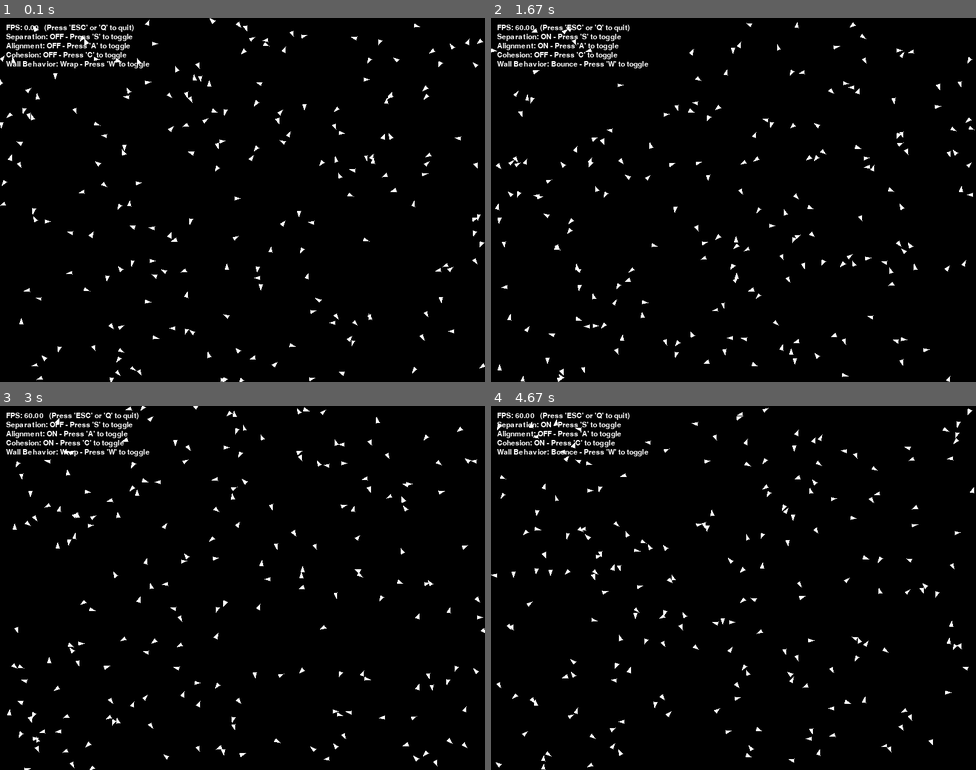
Above: before the commit, frames 1-4 (two rows, left to right).
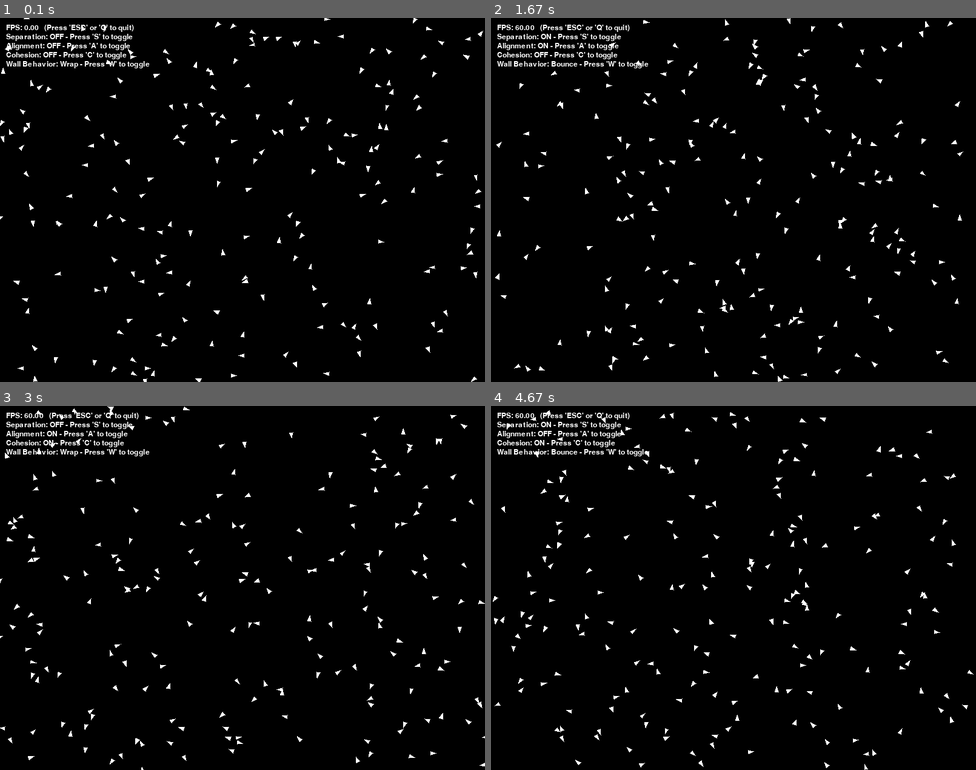
Above: after the commit, the same moments.

Repository: Krishnabansal2006/lab8-pygame
Game: pygame game, started from boids_exam.py
Two runs of this game, one before a commit and one after it. Both use one fixed random seed, a clock stepped at 60 frames per second and the inputs below.
Inputs:
- Up to frame 1 (0.1 s): no input
- Up to frame 2 (1.67 s): hold W 0.33-0.8 s; hold A 0.83-1.37 s; hold S from 1.4 s (still down)
- Up to frame 3 (3 s): release S at 1.7 s; hold A 1.73-2.13 s; tap C at 1.88 s; hold W 2.17-2.53 s; hold S 2.57-2.93 s; hold A from 2.97 s (still down)
- Up to frame 4 (4.67 s): tap C at 3.12, 4.52 s; release A at 3.43 s; hold W 3.47-3.77 s; hold A 3.8-4.33 s; hold S from 4.37 s (still down)

The runs differ from the first frame. In frame 1, 2.9% of the frame differs, in the area x 0-100%, y 0-100%; in frame 2, 3.0%; in frame 3, 3.0%; in frame 4, 3.0%.

Commit message:
q11 - boids: random steer

Diff:
--- a/boids_exam.py
+++ b/boids_exam.py
@@ -96,7 +96,17 @@
     # TODO: Implement Random Steering of the velocity vector to create more natural movement
     def _random_steer(self, spread: float = 0.2) -> None:
         # # Randomly steer a bit to create more natural movement
-        pass
+        """Exercise 11: Implement angle-based random steering for natural movement."""
+        # 1. Calculate the current movement angle using the velocity components
+        current_angle: float = math.atan2(self.vy, self.vx)
+
+        # 2. Add a random offset within the 'spread' range
+        # random.uniform(-spread, spread) provides a jitter in both directions
+        new_angle: float = current_angle + random.uniform(-spread, spread)
+
+        # 3. Update vx and vy based on the new angle while maintaining original speed
+        self.vx = self.speed * math.cos(new_angle)
+        self.vy = self.speed * math.sin(new_angle)
 
     # TODO: Implement the three main boid behaviors: separation, alignment, and cohesion
 
@@ -132,6 +142,17 @@
         # dt is in milliseconds, convert to seconds for physics calculations, when applying steering forces
         # and the speed which are in pixels per second
         dt_seconds: float = dt / 1000.0
+        # Now calling the random steering to influence movement before position update[cite: 8, 9]
+        self._random_steer()
+
+        self.x += self.vx * dt_seconds
+        self.y += self.vy * dt_seconds
+
+        # Handle wall behavior
+        if config.WALL_BEHAVIOR == "bounce":
+            self._screen_bounce()
+        else:
+            self._screen_wrap()
 
         # TODO: Use _random_steer, _separation, _alignment and _cohesion in update()
         # Explanation:
